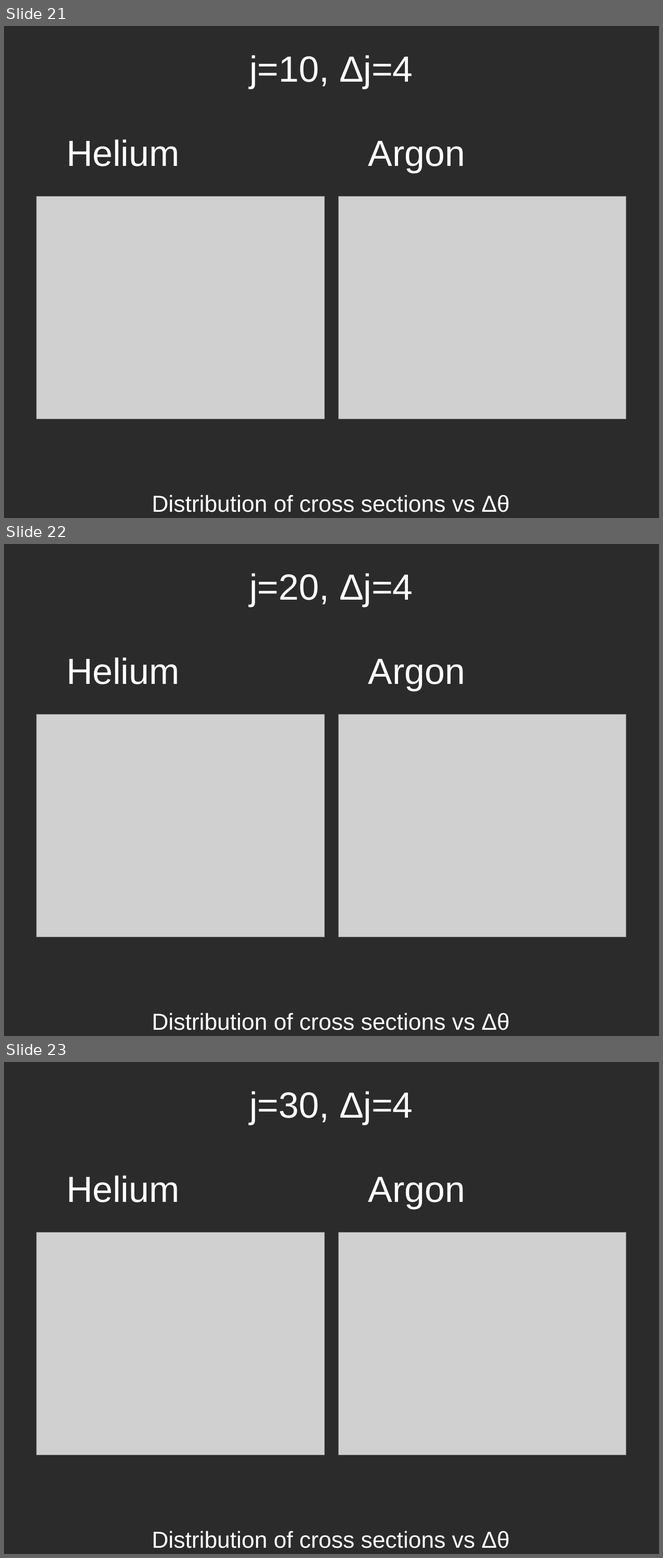
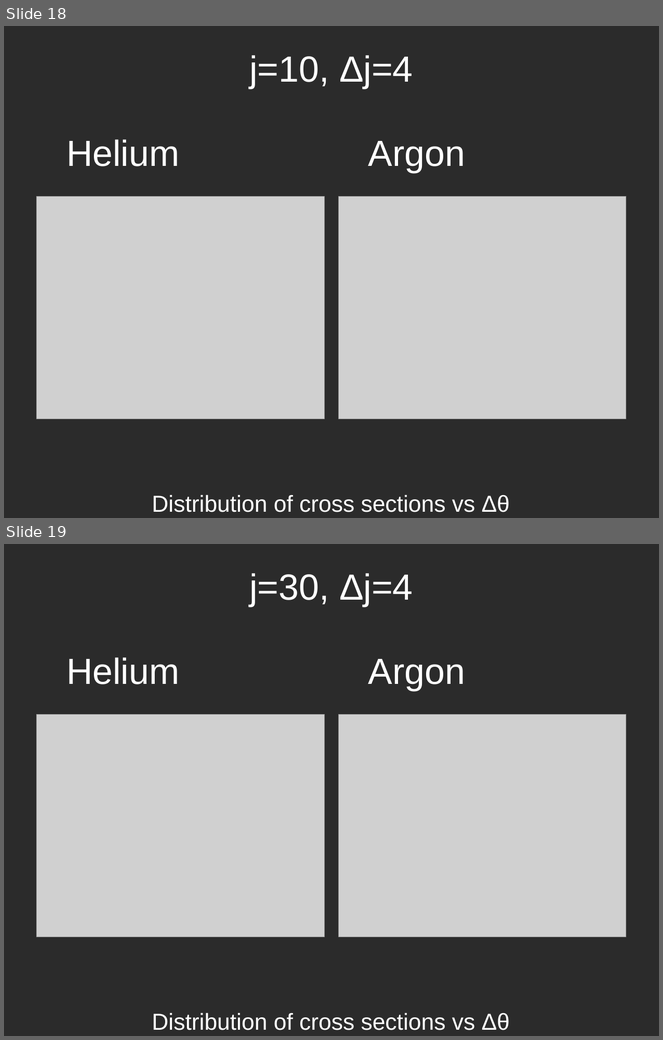
Before and after one commit to atowneND/HeNaK_Collisions, a slide deck: Presentation.odp. Shown one above the other, each under a label of ours: slides 21, 22 and 23 before the commit, slides 18 and 19 after it. The pictures are 663x1558 and 663x1040 pixels, drawn with LibreOffice and Linux fonts; fonts in the diff are those of the drawing; grey boxes stand for pictures; background and template pictures are left out; a plain dark background stands for a picture behind light text. Boxes give left, top, right and bottom in pixels: in the first picture for what was removed or moved away, otherwise in the second. Text is boxed around its words. In the diff, an @@ line names an element or a change of style, - is before the commit and + after.

```diff
--- a/Presentation.odp
+++ b/Presentation.odp
@@ slide 22 removed at (4, 544, 659, 1036), background picture (left out) @@
@@ text removed at (249, 573, 413, 606) @@
-j=20, Δj=4
@@ title removed at (66, 657, 179, 684) @@
-Helium
@@ title removed at (369, 659, 465, 691) @@
-Argon
@@ picture removed at (37, 714, 324, 937) @@
@@ picture removed at (339, 714, 626, 937) @@
@@ text removed at (152, 1013, 510, 1030) @@
-Distribution of cross sections vs Δθ
@@ what was slide 21 is now slide 18 @@
@@ what was slide 23 is now slide 19 @@
```
Also in this commit, not shown: 2 slides changed, 3 other slides removed, 3 other files.
